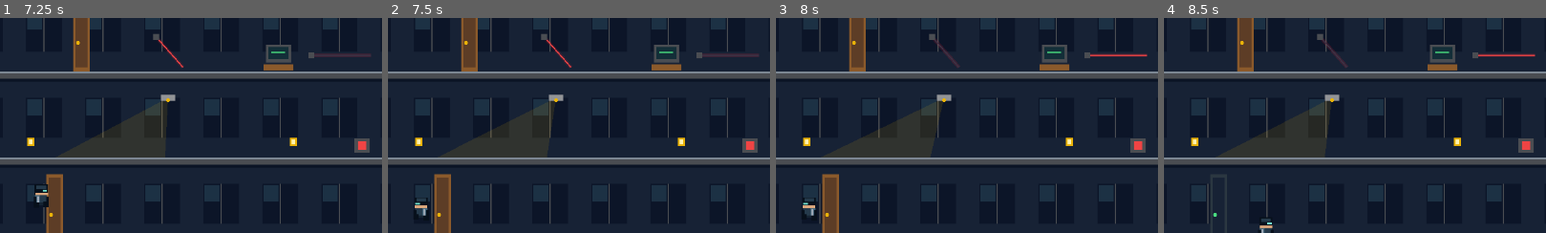
Above: before the commit, frames 1-4 (left to right).
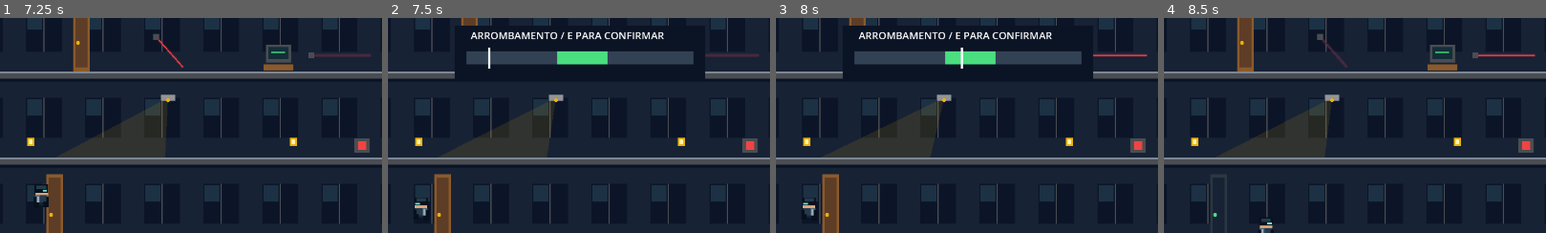
Above: after the commit, the same moments.

Repository: aloisiocosta-prof/night-heist-escape-phase
Game: Godot game, scene res://scenes/main.tscn
The game is run twice, just before and just after one commit, with the same random seed, the same clock (stepped at 60 frames per second) and the same inputs.
Inputs:
- Up to frame 1 (7.25 s): click "INICIAR INFILTRAÇÃO" at 0.5 s; click "II" at 1.25 s; click "SOM" at 2 s; click "CONTINUAR" at 2.75 s; hold E (interact) 3.53-4.28 s; hold D (right) 3.53-5.03 s; tap Space (jump) at 3.77, 4.52, 6.02, 6.77 s; tap Shift (run) at 3.8, 4.35, 5.3 s; tap E (interact) at 4.55, 5.85 s; hold A (left) 5.03-5.78 s; hold C (crouch) 5.03-5.78 s; hold D (right) from 5.78 s (still down); hold Shift (run) from 6.53 s (still down)
- Up to frame 2 (7.5 s): release D (right) at 7.28 s; release Shift (run) at 7.28 s; hold A (left) from 7.28 s (still down); tap E (interact) at 7.35 s
- Up to frame 3 (8 s): keep holding A (left); tap Space (jump) at 7.52 s
- Up to frame 4 (8.5 s): tap E (interact) at 8 s; release A (left) at 8.03 s; hold D (right) from 8.03 s (still down); hold Shift (run) from 8.03 s (still down)
The pictures show only the part of the screen within x 25-75%, y 31-81%; the shares and areas given below are measured in that part.

Frame 1 is identical in both runs. In frame 2, 8.3% of the frame differs, in the area x 17-83%, y 3-29%; in frame 3, 8.3%; in frame 4, nothing differs.

Commit message:
Render skill check in HUD layer and verify real overlay captures

Diff:
--- a/scripts/main.gd
+++ b/scripts/main.gd
@@ -5,6 +5,7 @@
 var player := HeistPlayer.new()
 var sound := HeistSound.new()
 var ui := CanvasLayer.new()
+var skill_ui := Node2D.new()
 var timer_label := Label.new()
 var objective_label := Label.new()
 var prompt_label := Label.new()
@@ -25,13 +26,15 @@
 	add_child(player)
 	add_child(sound)
 	add_child(ui)
+	ui.add_child(skill_ui)
+	skill_ui.draw.connect(_draw_skill)
 	mission.finished.connect(_result)
 	mission.alerted.connect(func() -> void:
 		sound.play("alarm")
 		tip_remaining = 2.8)
 	_build_hud()
 	_show_overlay("NIGHT HEIST", "ESCAPE PHASE\n\nInvada quatro pavimentos, abra o cofre e volte à área verde.\nA fuga faz …(256 unchanged characters)…
-	queue_redraw()
+	skill_ui.queue_redraw()
 
 func _setup_input() -> void:
 	var mapping := {"left": [KEY_A, KEY_LEFT], "right": [KEY_D, KEY_RIGHT], "up": [KEY_W, KEY_UP], "down": [KEY_S, KEY_DOWN], "jump": [KEY_SPACE], "crouch": [KEY_C], "run": [KEY_SHIFT], "interact": [KEY_E], "pause": [KEY_ESCAPE], "restart": [KEY_R]}
@@ -60,7 +63,7 @@
 		if skill_phase >= 1.0 or skill_phase <= 0.0:
 			skill_phase = clampf(skill_phase, 0.0, 1.0)
 			skill_direction *= -1.0
-	queue_redraw()
+	skill_ui.queue_redraw()
 
 func _process(_delta: float) -> void:
 	timer_label.text = "%02d:%02d" % [int(mission.remaining) / 60, int(mission.remaining) % 60]
@@ -235,11 +238,11 @@
 	button.pressed.connect(callback)
 	stack.add_child(button)
 
-func _draw() -> void:
+func _draw_skill() -> void:
 	if skill_target.is_empty():
 		return
-	draw_rect(Rect2(430, 235, 420, 90), Color("0b1425"))
-	draw_string(ThemeDB.fallback_font, Vector2(457, 258), "ARROMBAMENTO / E PARA CONFIRMAR", HORIZONTAL_ALIGNMENT_LEFT, -1, 17, Color.WHITE)
-	draw_rect(Rect2(450, 278, 380, 22), Color("334155"))
-	draw_rect(Rect2(450 + 380 * 0.4, 278, 380 * 0.22, 22), HeistLevel.GREEN)
-	draw_line(Vector2(450 + 380 * skill_phase, 272), Vector2(450 + 380 * skill_phase, 307), Color.WHITE, 4)
+	skill_ui.draw_rect(Rect2(430, 235, 420, 90), Color("0b1425"))
+	skill_ui.draw_string(ThemeDB.fallback_font, Vector2(457, 258), "ARROMBAMENTO / E PARA CONFIRMAR", HORIZONTAL_ALIGNMENT_LEFT, -1, 17, Color.WHITE)
+	skill_ui.draw_rect(Rect2(450, 278, 380, 22), Color("334155"))
+	skill_ui.draw_rect(Rect2(450 + 380 * 0.4, 278, 380 * 0.22, 22), HeistLevel.GREEN)
+	skill_ui.draw_line(Vector2(450 + 380 * skill_phase, 272), Vector2(450 + 380 * skill_phase, 307), Color.WHITE, 4)
--- a/tests/run_tests.gd
+++ b/tests/run_tests.gd
@@ -80,6 +80,7 @@
 	check(player.position.x < 390.0, "Locked entry door physically blocks movement")
 	game.begin_skill(level.interactions[1])
 	game.skill_phase = 0.5
+	check(game.skill_ui.get_parent() == game.ui, "Skill check must render above the level in the CanvasLayer")
 	game.confirm_skill()
 	check(level.interactions[1].open, "Skill check inside green interval opens door")
 	Input.action_press("right")
--- a/tools/capture.gd
+++ b/tools/capture.gd
@@ -1,18 +1,22 @@
 extends SceneTree
-## Run under Xvfb with Compatibility/OpenGL for a real engine screenshot.
 func _initialize() -> void:
 	call_deferred("_capture")
 func _capture() -> void:
 	var game: Node = load("res://scenes/main.tscn").instantiate()
 	root.add_child(game)
 	await process_frame
+	await RenderingServer.frame_post_draw
+	root.get_texture().get_image().save_png("/tmp/night-heist-title.png")
 	game.start_run()
 	await create_timer(0.15).timeout
 	await RenderingServer.frame_post_draw
 	root.get_texture().get_image().save_png("/tmp/night-heist-gameplay.png")
-	game._show_overlay("NIGHT HEIST", "ESCAPE PHASE\n\nInvada, saqueie e escape.\n\nQuatro pavimentos · Câmeras · Lasers · Skill checks\nTeclado e controles touch", "INICIAR", game.start_run)
+	game.player.position = Vector2(374, 600)
+	game.begin_skill(game.level.interactions[1])
+	game.skill_phase = 0.5
 	await RenderingServer.frame_post_draw
-	root.get_texture().get_image().save_png("/tmp/night-heist-title.png")
+	root.get_texture().get_image().save_png("/tmp/night-heist-skill.png")
 	game.queue_free()
 	await process_frame
+	await create_timer(0.1).timeout
 	quit()
Not shown, changed: docs/VALIDATION.md
